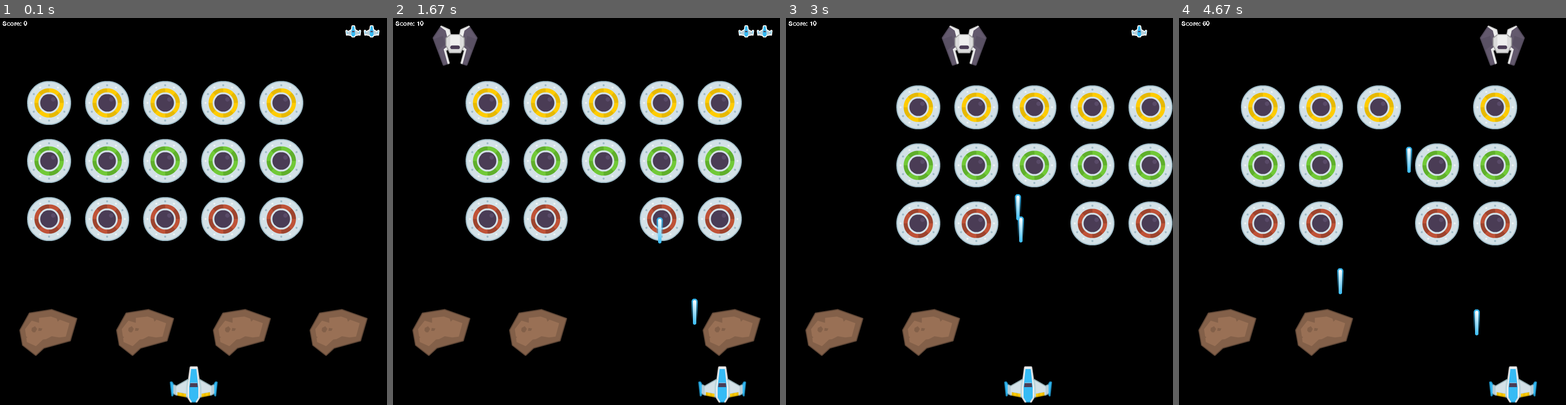
Above: before the commit, frames 1-4 (left to right).
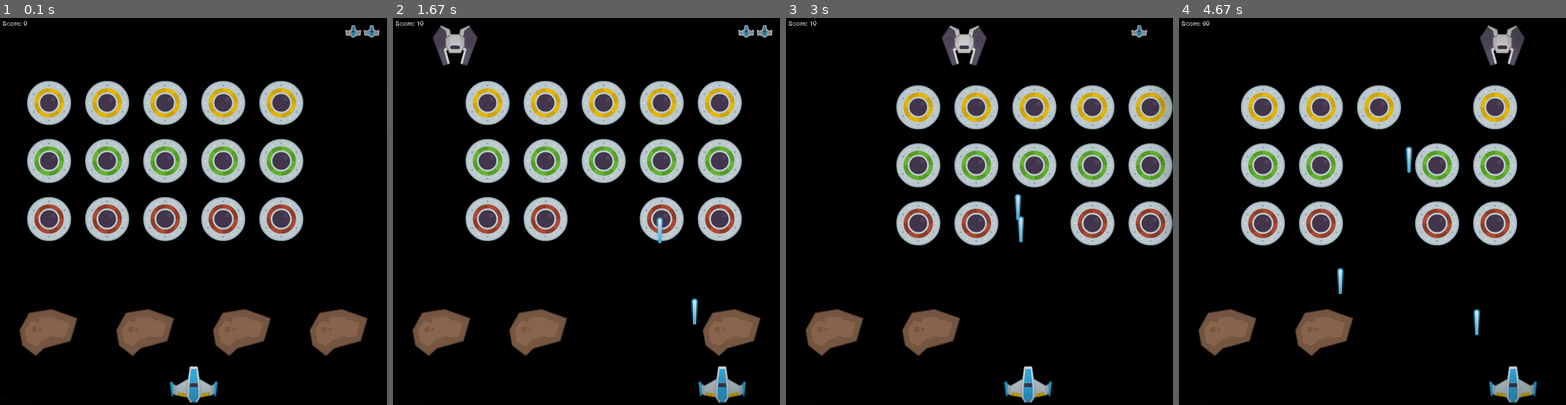
Above: after the commit, the same moments.

Repository: landoicco/space-invaders-pygame
Game: pygame game, started from main.py
The game is run twice, just before and just after one commit, with the same random seed, the same clock (stepped at 60 frames per second) and the same inputs.
Inputs:
- Up to frame 1 (0.1 s): no input
- Up to frame 2 (1.67 s): tap Space at 0.33, 0.73, 1.03, 1.23, 1.53 s; hold Right 0.67-1.13 s; hold Right 1.17-1.63 s
- Up to frame 3 (3 s): hold Left 1.67-2.2 s; tap Space at 1.73, 2.03, 2.3, 2.6, 2.73 s; hold Left 2.23-2.63 s; hold Right from 2.67 s (still down)
- Up to frame 4 (4.67 s): tap Space at 3.03, 3.4, 3.7, 3.9, 4.2, 4.4 s; release Right at 3.3 s; hold Left 3.33-3.8 s; hold Right 3.83-4.3 s; hold Right from 4.33 s (still down)

The runs differ from the first frame. In frame 1, 7.4% of the frame differs, in the area x 0-99%, y 0-100%; in frame 2, 7.1%; in frame 3, 6.9%; in frame 4, 6.0%.

Commit message:
CRT style screen implemented!

Diff:
--- a/main.py
+++ b/main.py
@@ -155,6 +155,24 @@
         screen.blit(score_surface, score_rect)
 
 
+class CRT:
+    def __init__(self):
+        self.tv = pygame.image.load('sprites/tv.png').convert_alpha()
+        self.tv = pygame.transform.scale(self.tv, (screen_width, screen_height))
+
+    def create_crt_lines(self):
+        line_height = 3
+        line_amount = int(screen_height / line_height)
+        for line in range(line_amount):
+            y_pos = line * line_height
+            pygame.draw.line(self.tv, 'black', (0, y_pos), (screen_width, y_pos), 1)
+
+    def draw(self):
+        self.tv.set_alpha(randint(80, 90))
+        self.create_crt_lines()
+        screen.blit(self.tv, (0, 0))
+
+
 if __name__ == '__main__':
     pygame.init()
     screen_width = 800
@@ -162,6 +180,7 @@
     screen = pygame.display.set_mode((screen_width, screen_height))
     clock = pygame.time.Clock()
     game = Game()
+    crt = CRT()
 
     UFO_LASER = pygame.USEREVENT + 1
     pygame.time.set_timer(UFO_LASER, 800)
@@ -177,6 +196,7 @@
 
         screen.fill((0, 0, 0))
         game.run()
+        crt.draw()
 
         pygame.display.flip()
         clock.tick(60)
Binary file added: sprites/tv.png
